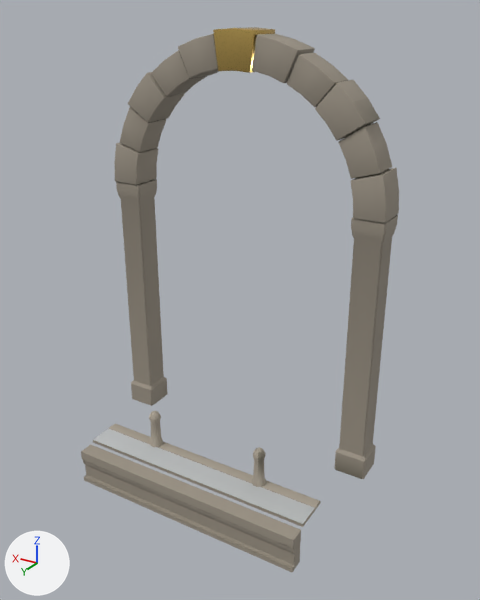
Before and after pictures for a commit that changed the glTF model public/assets/kit/street.glb.
Rendered twice from a camera (50 mm lens) standing at (-5.09, 8.61, 6.77) and looking at (-0.07, 0.23, 2.59). Every picture has the same lights, and +X, +Y and +Z are marked at lower left. The picture after the commit comes second. Where no turn or scale is listed for an object, it has been applied to the vertices.

The older version as bpy lines, for what is in view:
```python
me_street_arch_piers = bpy.data.meshes.new('street_arch_piers')
me_street_arch_piers.from_pydata(...)  # 112 vertices, 216 faces; spans x -2.35..2.35, y -0.25..0.25, z 0.0..4.2
me_street_arch_piers.materials.append(mat_m_stone)
me_street_edge = bpy.data.meshes.new('street_edge')
me_street_edge.from_pydata(...)  # 28 vertices, 52 faces; spans x -2.0..2.0, y 1.76..2.0, z -0.6..0.0
me_street_edge.materials.append(mat_m_stone)
me_street_side = bpy.data.meshes.new('street_side')
me_street_side.from_pydata(...)  # 160 vertices, 304 faces; spans x -2.0..2.0, y 1.1..1.7, z 0.0..0.71
# faces by material slot: [302, 2]
me_street_side.materials.append(mat_m_stone)
me_street_side.materials.append(mat_m_paving)
ob_street_arch_piers = bpy.data.objects.new('street_arch_piers', me_street_arch_piers)
ob_street_arch_piers.location = (0.0, 0.0, 0.0)
ob_street_edge = bpy.data.objects.new('street_edge', me_street_edge)
ob_street_edge.location = (0.0, 0.0, 0.0)
ob_street_side = bpy.data.objects.new('street_side', me_street_side)
ob_street_side.location = (0.0, 0.0, 0.0)
# also in view: 'street_arch_ring' at (0.0, 0.0, 5.4)
```
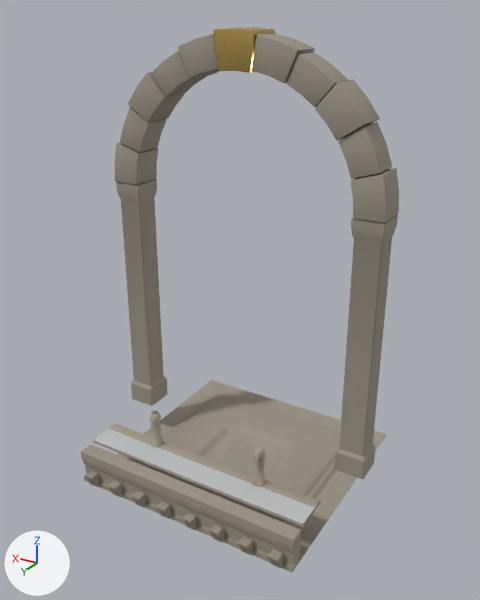
Pixel boxes (x1, y1, x2, y2) of what changed, in the pictures (480 x 600 px):
'street_soffit', added: after (117, 380, 387, 561)
'street_brackets', added: after (85, 471, 283, 568)

Patch to the scene script:
```diff
--- a/public/assets/kit/street.glb.py
+++ b/public/assets/kit/street.glb.py
@@ me_street_brackets @@
+me_street_brackets.from_pydata(...)  # 144 vertices, 256 faces; spans x -1.83..1.83, y 1.98..2.14, z -0.58..-0.34
+me_street_brackets.materials.append(mat_m_stone)
@@ me_street_soffit @@
+me_street_soffit.from_pydata(...)  # 72 vertices, 134 faces; spans x -2.0..2.0, y -2.0..2.0, z -0.6..-0.5
+me_street_soffit.materials.append(mat_m_stone)
@@ ob_street_brackets @@
+ob_street_brackets = bpy.data.objects.new('street_brackets', me_street_brackets)
+ob_street_brackets.location = (0.0, 0.0, 0.0)
@@ ob_street_soffit @@
+ob_street_soffit = bpy.data.objects.new('street_soffit', me_street_soffit)
+ob_street_soffit.location = (0.0, 0.0, 0.0)
```
